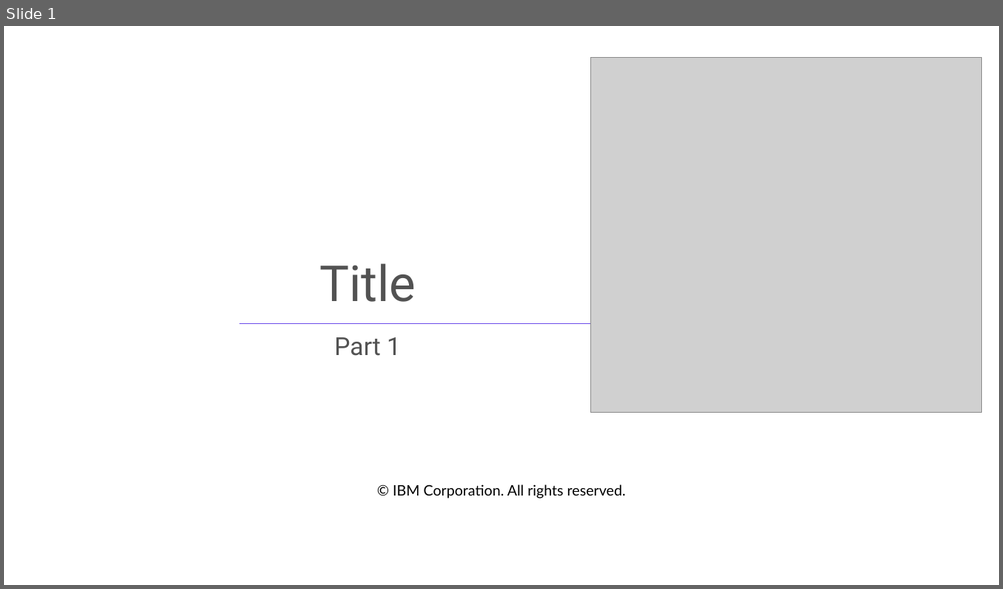
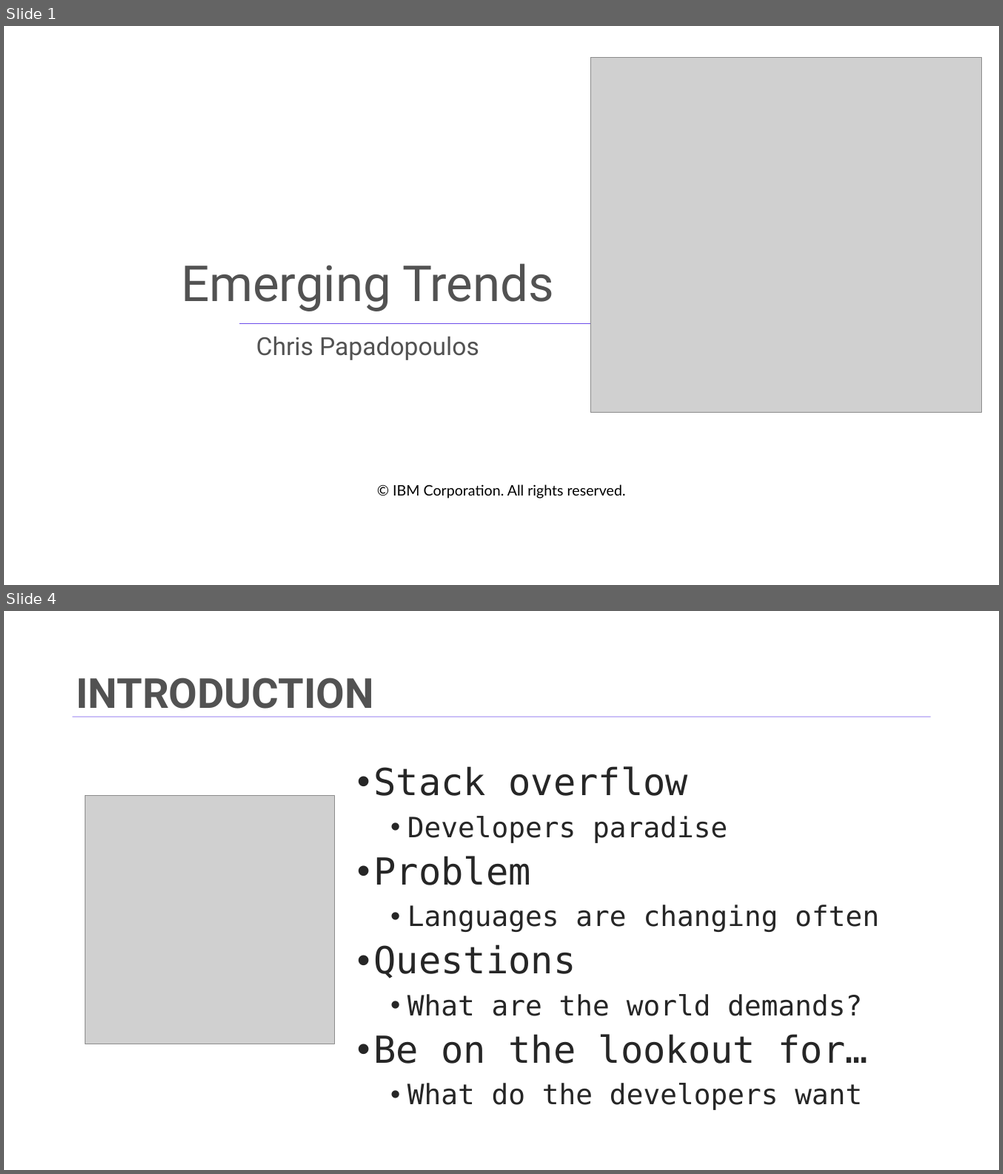
Before and after one commit to popsyacp/IBM-Capstone, a slide deck: M6Capstone-presentation.pptx. Shown one above the other, each under a label of ours: slide 1 before the commit, slides 1 and 4 after it; the slides between them are not shown. The pictures are 1003x589 and 1003x1174 pixels, drawn with LibreOffice and Linux fonts; fonts in the diff are those of the drawing; grey boxes stand for pictures; background and template pictures are left out. Boxes give left, top, right and bottom in pixels: in the first picture for what was removed or moved away, otherwise in the second. Text is boxed around its words. In the diff, an @@ line names an element or a change of style, - is before the commit and + after.

```diff
--- a/M6Capstone-presentation.pptx
+++ b/M6Capstone-presentation.pptx
@@ slide 4 added at (x1=4, y1=611, x2=999, y2=1170), background #FFFFFF @@
@@ title added at (x1=76, y1=678, x2=373, y2=718), 40 pt, text #525252, bold @@
+INTRODUCTION
@@ line added from (73, 717) to (930, 717), #6C4DEA 0.5 pt @@
@@ text added at (x1=373, y1=766, x2=879, y2=1111), 27 pt, text #262626 @@
+• Stack overflow
+  • Developers paradise
+• Problem
+  • Languages are changing often
+• Questions
+  • What are the world demands?
+• Be on the lookout for…
+  • What do the developers want
@@ picture added at (x1=85, y1=795, x2=335, y2=1045) @@
@@ slide 1 changed as well @@
@@ title at (x1=181, y1=264, x2=554, y2=312): text changed @@
-Title
+Emerging Trends
@@ subtitle at (x1=256, y1=337, x2=479, y2=360): text changed @@
-Part 1
+Chris Papadopoulos
```
Also in this commit, not shown: 7 other slides changed, 10 other slides added, 11 slides removed.
